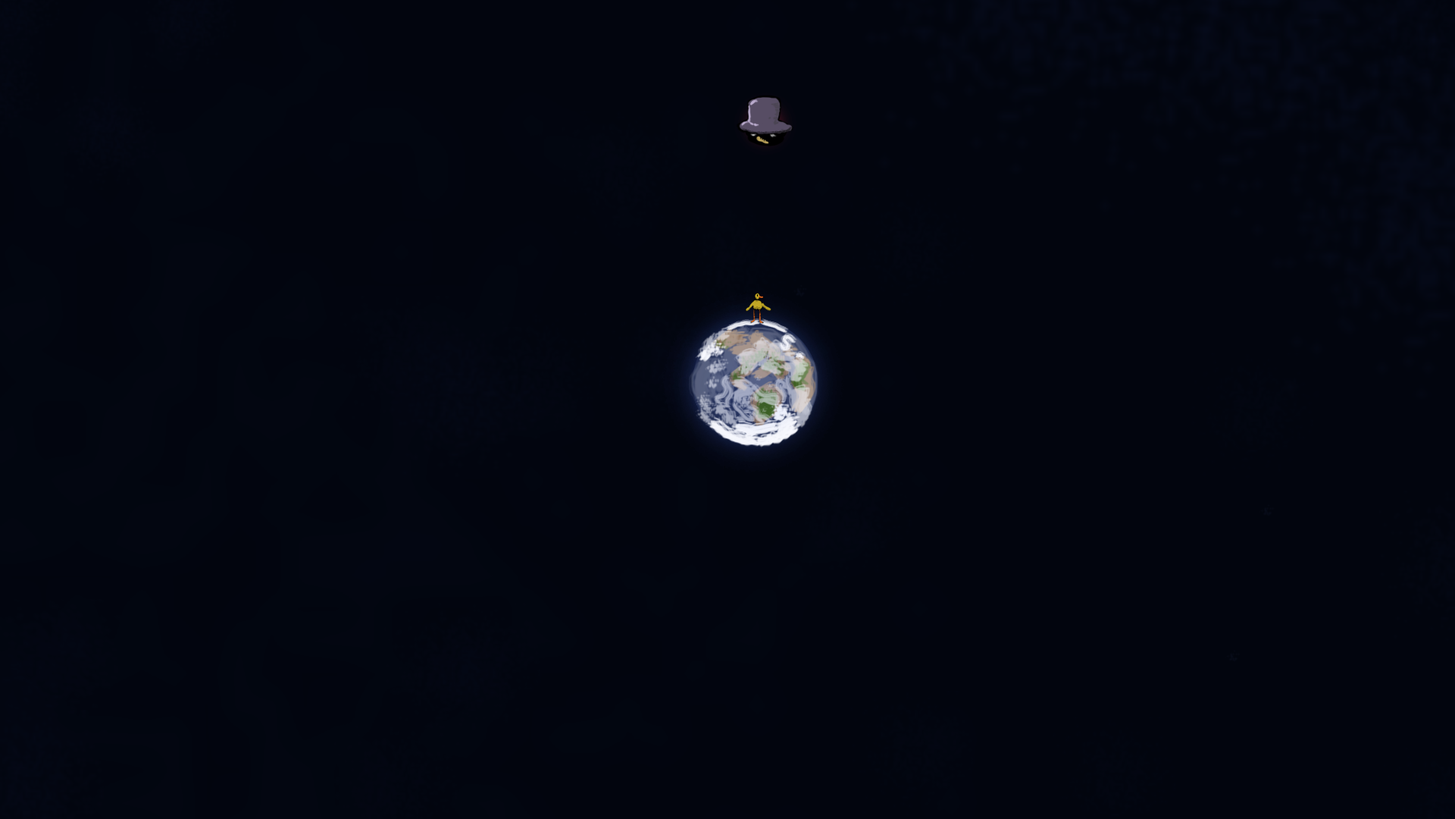
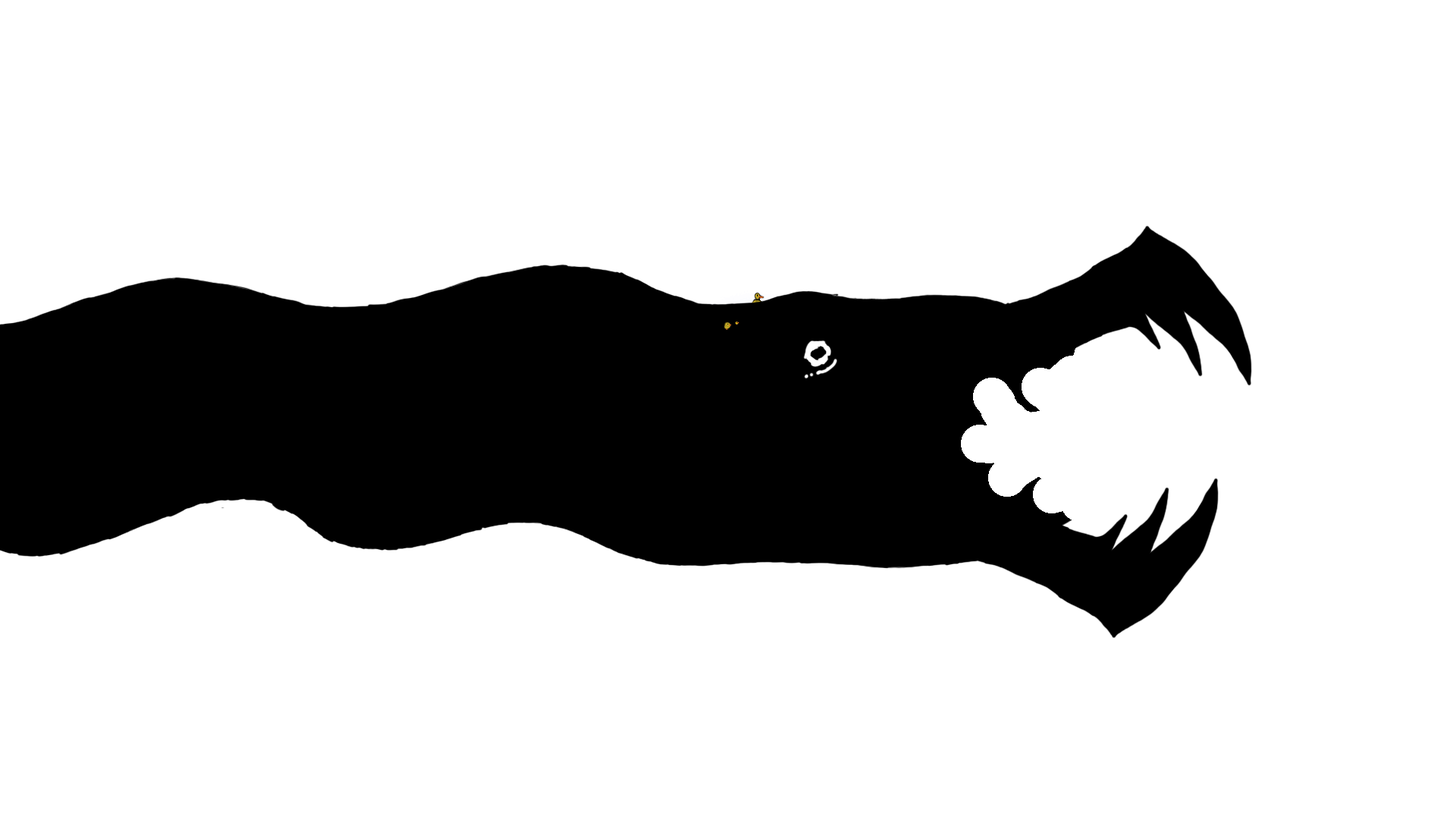
Layered file, before and after one edit (1455x819). Changes by layer:
showed group "HELPER" (9 layers) over [723, 320, 740, 330]
added group "Chicken" with 2 layers in group "HELPER" over [723, 320, 733, 330]
added layer "ChickenSp" in group "Chicken" over [723, 321, 733, 330]
added layer "ChickenSi" in group "Chicken" over [723, 320, 732, 330]
added group "WorldEater" with 4 layers in group "ENM" over [0, 225, 1253, 639]
added layer "WESp" in group "WorldEater" over [803, 339, 838, 379]
added layer "WESi2 Kopie" in group "WorldEater" over [1002, 225, 1253, 386]
added layer "WESi2" in group "WorldEater" over [969, 477, 1219, 639]
added layer "WESi1" in group "WorldEater" over [0, 263, 1088, 569]
hid group "Alien" (5 layers) over [733, 91, 799, 157]
hid group "BG" (3 layers) over [0, 0, 1455, 819]
